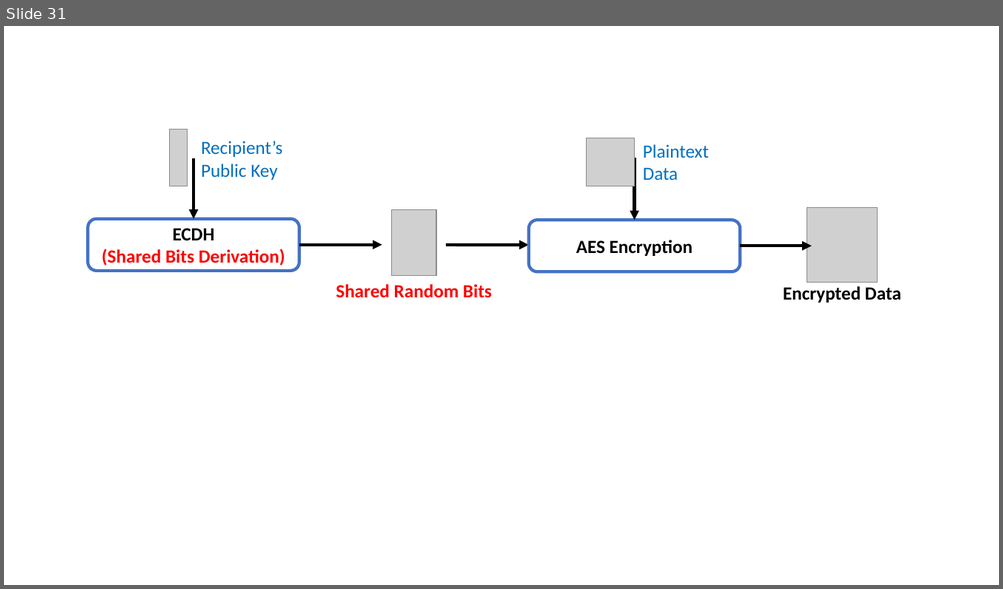
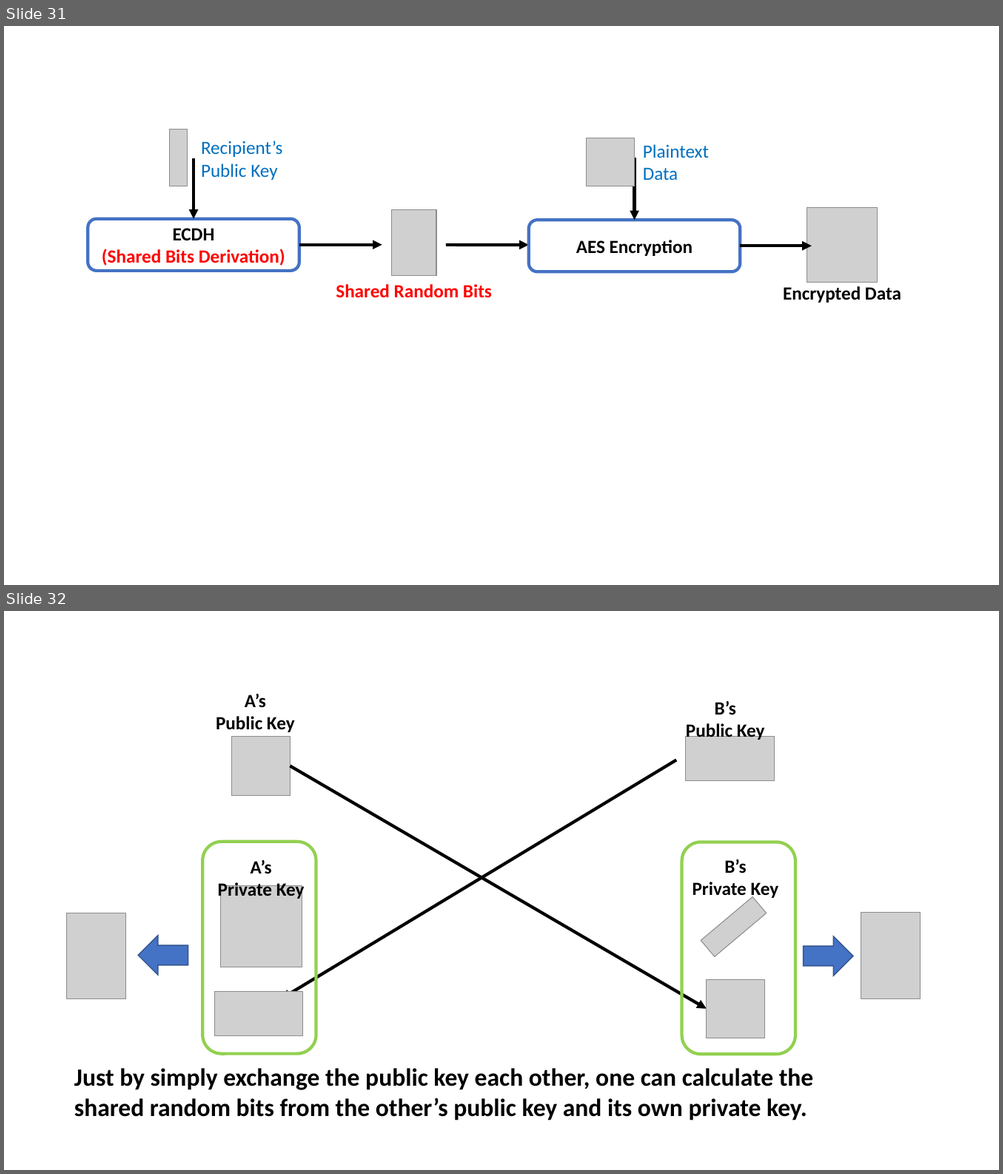
Before and after one commit to junkurihara/class-e2e_security_js, a slide deck: images.pptx. Shown one above the other, each under a label of ours: slide 31 before the commit, slides 31 and 32 after it. The pictures are 1003x589 and 1003x1174 pixels, drawn with LibreOffice and Linux fonts; fonts in the diff are those of the drawing; grey boxes stand for pictures. Boxes give left, top, right and bottom in pixels: in the first picture for what was removed or moved away, otherwise in the second. Text is boxed around its words. In the diff, an @@ line names an element or a change of style, - is before the commit and + after.

```diff
--- a/images.pptx
+++ b/images.pptx
@@ slide 32 added at [4, 611, 999, 1170], background #FFFFFF @@
@@ text added at [216, 693, 295, 732], 18 pt, text #000000, bold @@
+A’s
+Public Key
@@ text added at [686, 701, 765, 740], 18 pt, text #000000, bold @@
+B’s
+Public Key
@@ picture added at [233, 737, 290, 796] @@
@@ picture added at [686, 737, 774, 781] @@
@@ arrow added from (676, 760) to (282, 999), #000000 3 pt @@
@@ arrow added from (290, 766) to (706, 1009), #000000 3 pt @@
@@ rounded rectangle added at [202, 842, 316, 1054], outline #92D050 3 pt @@
@@ rounded rectangle added at [681, 843, 795, 1055], outline #92D050 3 pt @@
@@ text added at [218, 860, 304, 900], 18 pt, text #000000, bold @@
+A’s
+Private Key
@@ text added at [692, 860, 779, 900], 18 pt, text #000000, bold @@
+B’s
+Private Key
@@ picture added at [220, 886, 301, 968] @@
@@ picture added at [700, 897, 766, 957] @@
@@ picture added at [67, 913, 125, 999] @@
@@ picture added at [861, 912, 920, 999] @@
@@ right arrow added at [138, 936, 188, 975], fill #4472C4, outline #325491 1 pt @@
@@ right arrow added at [803, 937, 853, 976], fill #4472C4, outline #325491 1 pt @@
@@ picture added at [706, 980, 764, 1039] @@
@@ picture added at [214, 991, 303, 1036] @@
@@ text added at [74, 1068, 814, 1121], 24 pt, text #000000, bold @@
+Just by simply exchange the public key each other, one can calculate the shared random bits from the other’s public key and its own private key.
```
Also in this commit, not shown: 2 other slides added, 5 other files.
